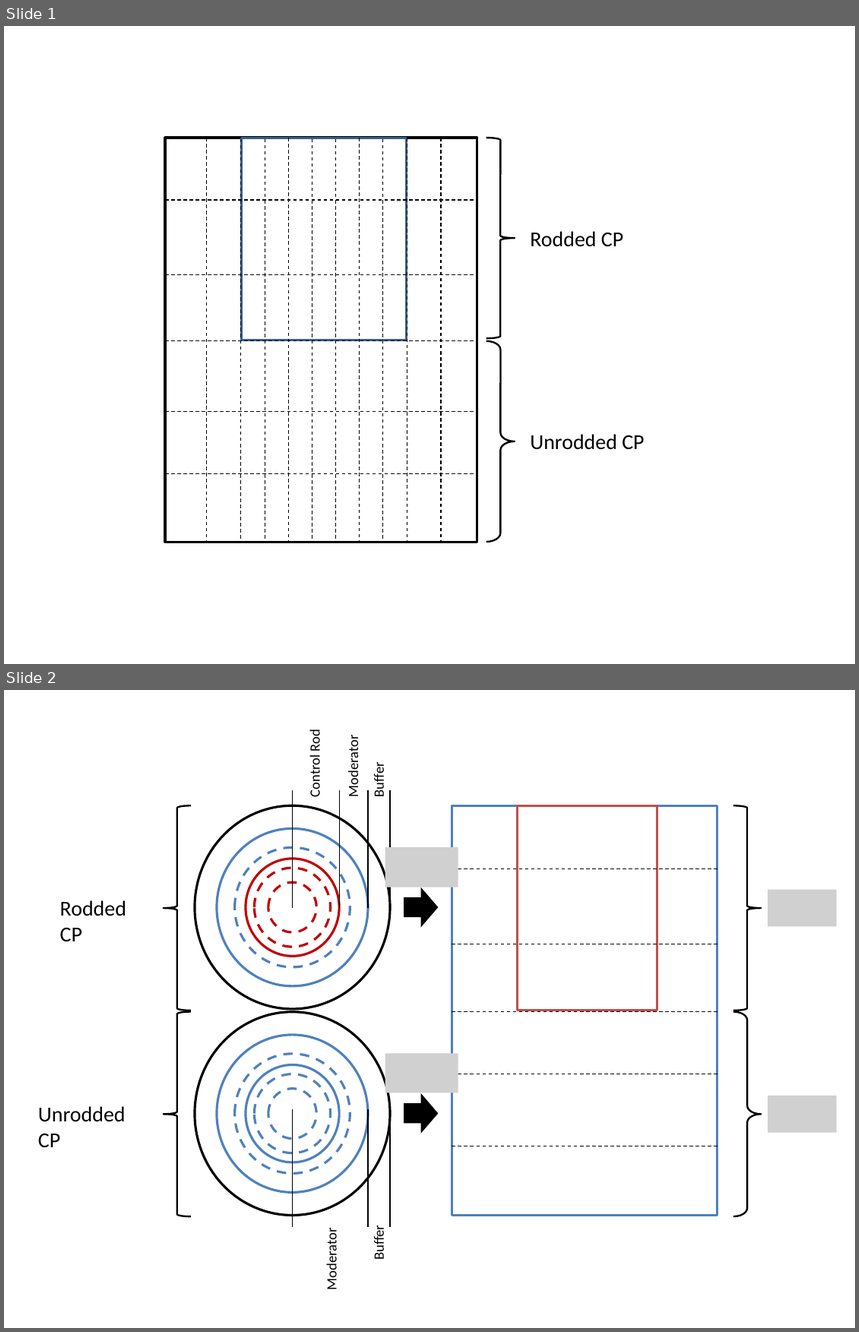
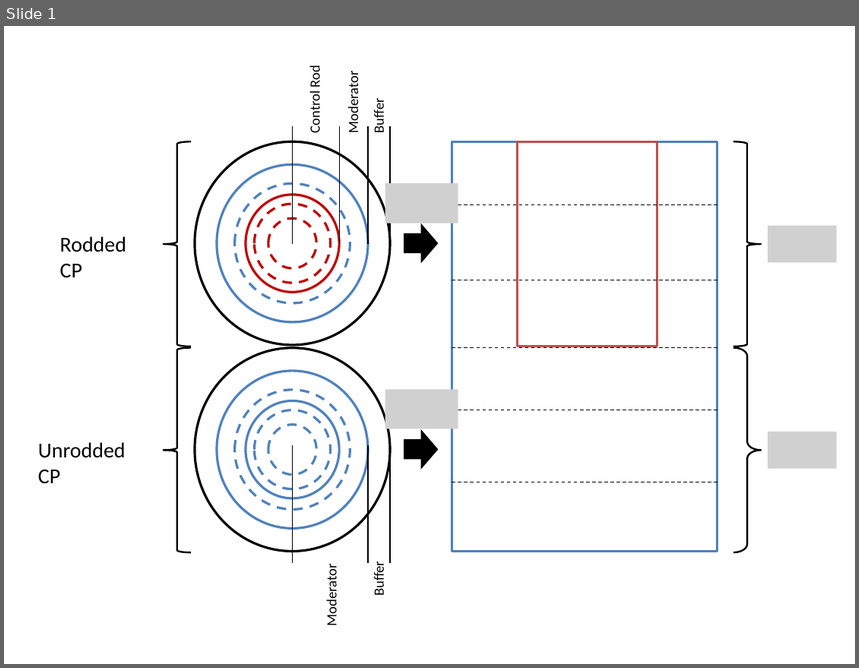
Before and after one commit to aarograh/dissertation, a slide deck: Miscellaneous/Presentation1.pptx. Shown one above the other, each under a label of ours: slides 1 and 2 before the commit, slide 1 after it. The pictures are 859x1332 and 859x668 pixels, drawn with LibreOffice and Linux fonts; fonts in the diff are those of the drawing; grey boxes stand for pictures. Boxes give left, top, right and bottom in pixels: in the first picture for what was removed or moved away, otherwise in the second. Text is boxed around its words. In the diff, an @@ line names an element or a change of style, - is before the commit and + after.

```diff
--- a/Miscellaneous/Presentation1.pptx
+++ b/Miscellaneous/Presentation1.pptx
@@ slide 1 removed at (x1=4, y1=26, x2=855, y2=664), background #FFFFFF @@
@@ group removed at (x1=165, y1=138, x2=644, y2=544): 15 lines, 2 rectangles, 2 right braces, 2 texts @@
-Rodded CP
-Unrodded CP
@@ what was slide 2 is now slide 1 @@
```
Also in this commit, not shown: 1 slide added, 1 other file.
